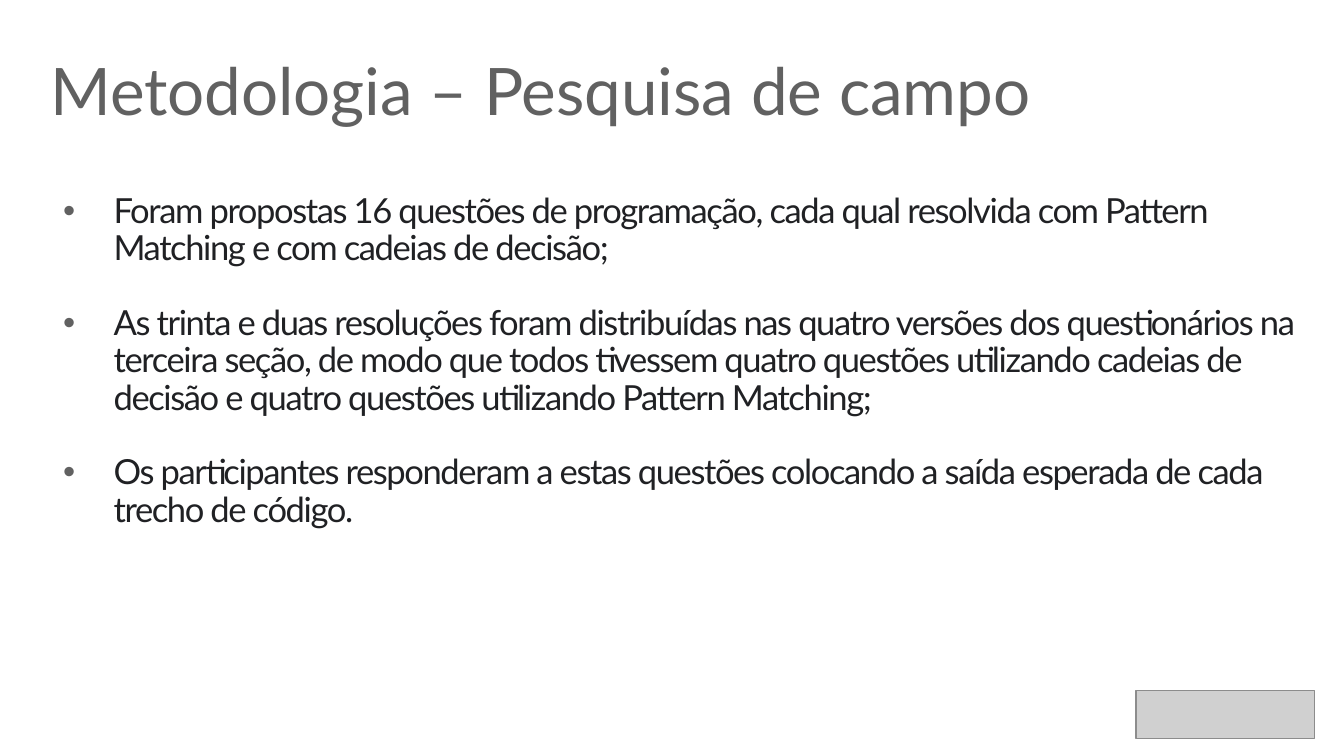
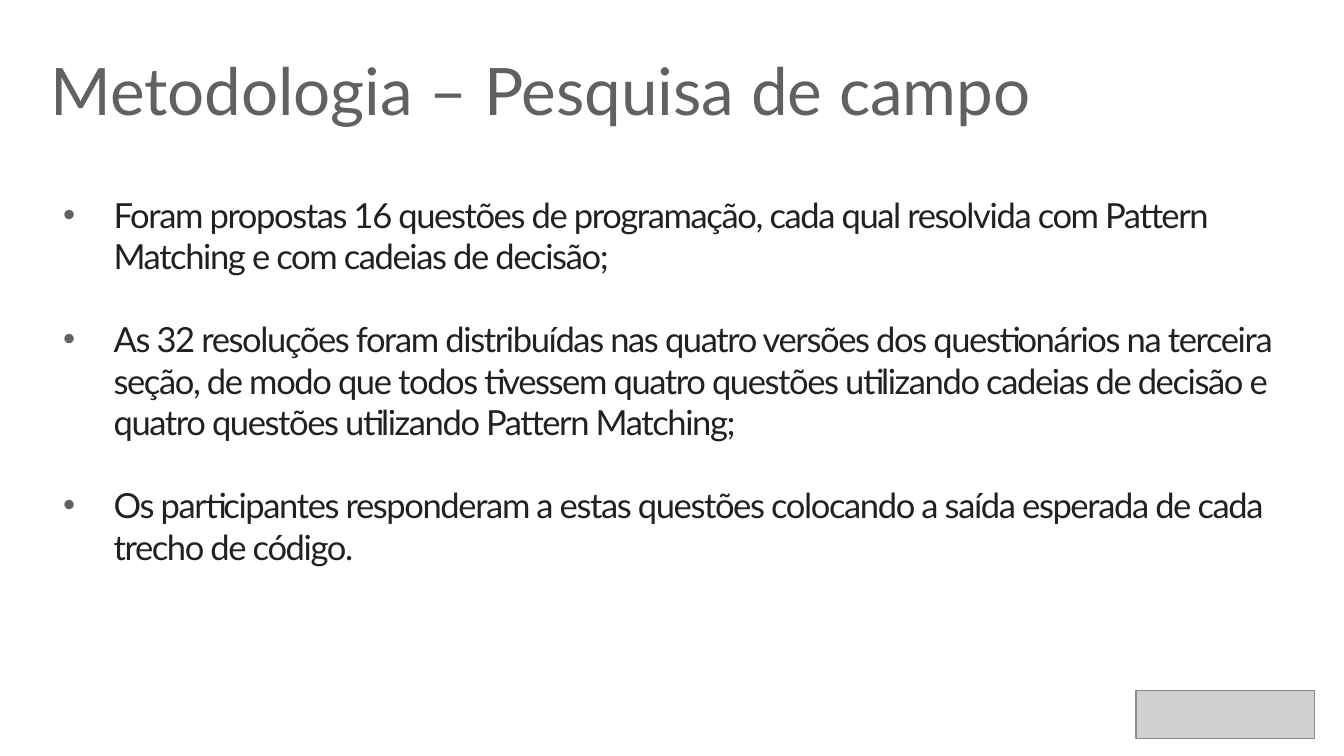
Before and after one commit to rafaelcruz-net/pattern-matching, a slide deck: slide 27 of Apresentacao_Defesa.pptx (slide 22 before the commit). Drawn at 1344x756 pixels with LibreOffice and Linux fonts; fonts in the diff are those of the drawing; grey boxes stand for pictures. Boxes give left, top, right and bottom in pixels: in the first picture for what was removed or moved away, otherwise in the second. Text is boxed around its words. In the diff, an @@ line names an element or a change of style, - is before the commit and + after.

```diff
--- a/Apresentacao_Defesa.pptx
+++ b/Apresentacao_Defesa.pptx
@@ text at (114, 202, 1264, 566): line spacing 0.9 to 1 @@
@@ text at (114, 326, 1273, 441): text changed @@
-• As trinta e duas resoluções foram distribuídas nas quatro versões dos questionários na terceira seção, de modo que todos tivessem quatro questões utilizando cadeias de decisão e quatro questões utilizando Pattern Matching;
+• As 32 resoluções foram distribuídas nas quatro versões dos questionários na terceira seção, de modo que todos tivessem quatro questões utilizando cadeias de decisão e quatro questões utilizando Pattern Matching;
```
Also in this commit, not shown: 13 other slides changed, 5 slides added, 9 other files.
